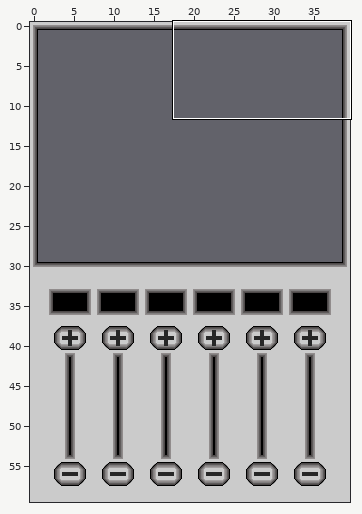
Tiled map: assets/bg2.tmx. The first picture is a wide view before the edit; the outline marks the close-up.
Close-up. Before:
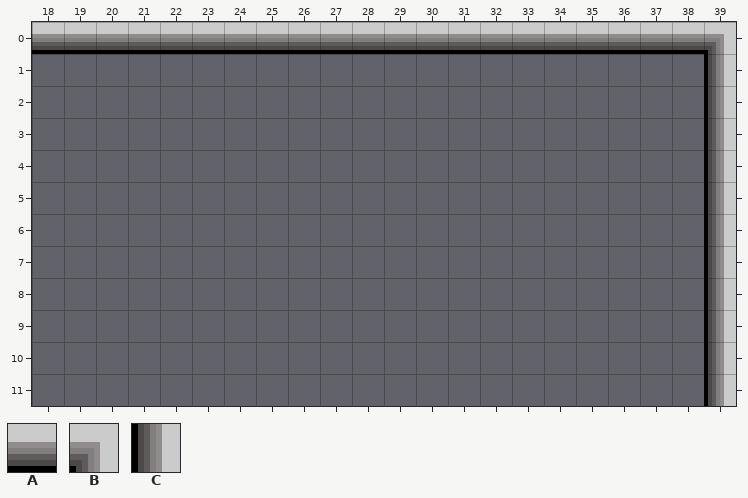
Cells are 8x8 px. Shown: x 18..39, y 0..11. The commit also changed other parts of the map, which this record leaves out.
Key: from "ram": A 1, B 3, C 7.
_ is an empty cell.
Layer "Tile Layer 1" before, first column x 18:
 0 AAAAAAAAAAAAAAAAAAAAAB
 1 _____________________C
 2 _____________________C
 3 _____________________C
 4 _____________________C
 5 _____________________C
 6 _____________________C
 7 _____________________C
 8 _____________________C
 9 _____________________C
10 _____________________C
11 _____________________C
The result:
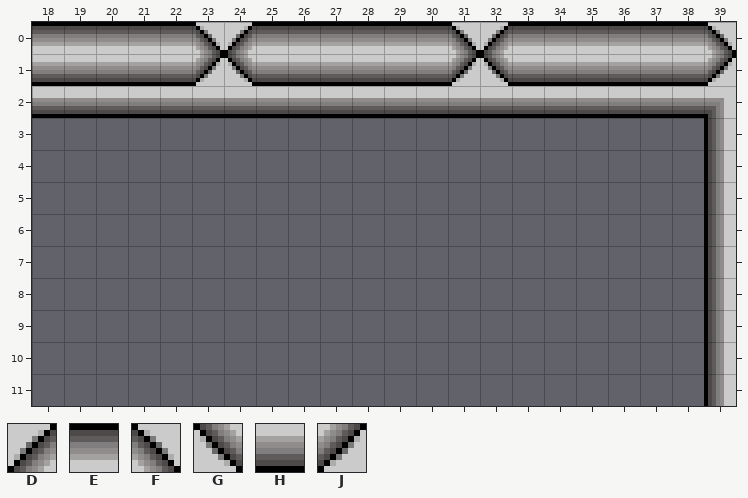
Further tiles: from "minus": D 0, E 1, F 3, G 8, H 9, J 11.
The edit:
Changed rows in their new state; . is an unchanged cell.
Layer "Tile Layer 1":
first column x 18:
 0 EEEEEFDEEEEEEFDEEEEEEF
 1 HHHHHJGHHHHHHJGHHHHHHJ
 2 AAAAAAAAAAAAAAAAAAAAAB
Where, in picture pixels (left, top, right, bottom), the same in both close-ups:
changed: (32, 22, 736, 118)
